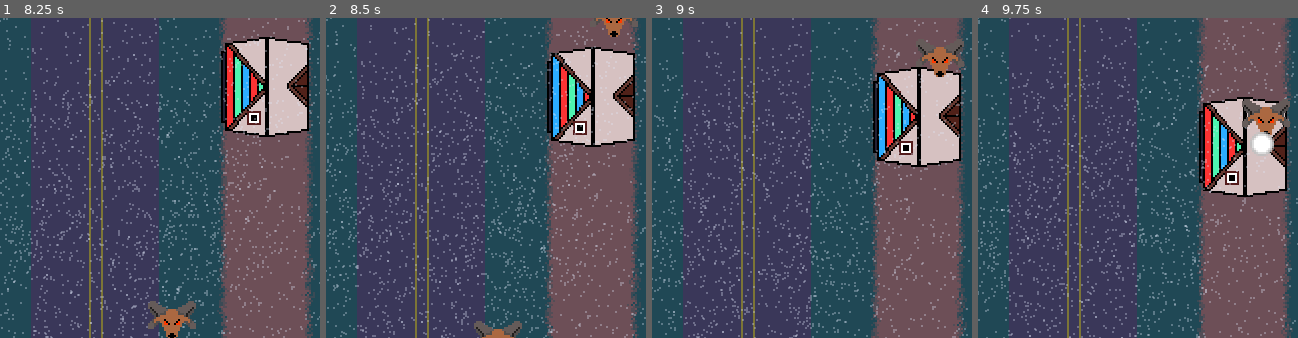
Above: before the commit, frames 1-4 (left to right).
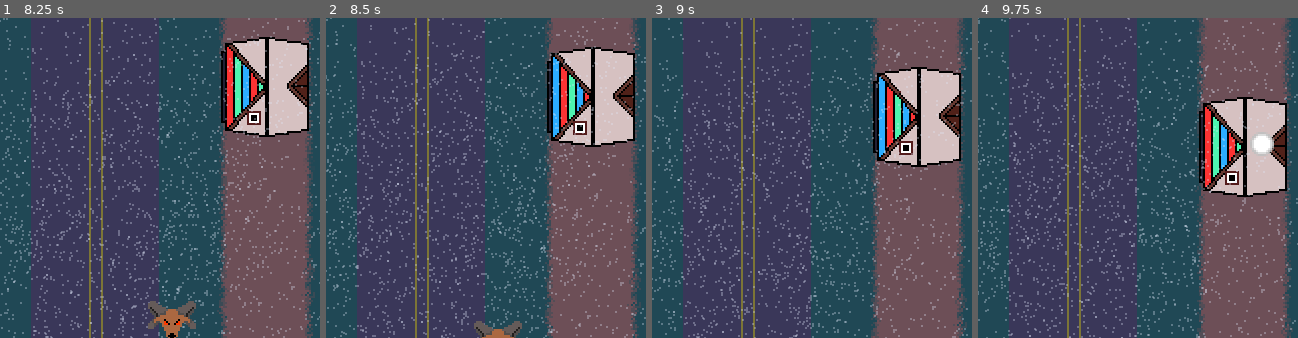
Above: after the commit, the same moments.

Repository: Zoidmania/gdex-2023-winter
Game: Godot game, scene res://stages/stage_north_america.tscn
The game is run twice, just before and just after one commit, with the same random seed, the same clock (stepped at 60 frames per second) and the same inputs. The engine's default icon, where the game draws it, is replaced by a stand-in: a white triangle on a blue panel in a dark square.
Inputs:
- Up to frame 1 (8.25 s): tap Enter at 0.5 s; hold Right (santa_move_right) 0.53-1.28 s; hold Shift (santa_land_or_take_off) 0.53-1.28 s; hold Down (santa_move_down) 1.28-2.03 s; tap Space (santa_shoot) every 1.5 s from 1.35 to 7.35 s; hold Right (santa_move_right) 2.03-2.78 s; hold Shift (santa_land_or_take_off) 2.03-2.78 s; hold Up (santa_move_up) 2.78-3.53 s; hold Shift (santa_land_or_take_off) 3.53-4.28 s; hold Left (santa_move_left) 3.53-5.03 s; hold Down (santa_move_down) 5.03-5.78 s; hold Shift (santa_land_or_take_off) 5.03-5.78 s; hold Right (santa_move_right) 5.78-6.53 s; hold Up (santa_move_up) 6.53-7.28 s; hold Shift (santa_land_or_take_off) 6.53-7.28 s; hold Right (santa_move_right) 7.28-8.03 s; hold Down (santa_move_down) from 8.03 s (still down); hold Shift (santa_land_or_take_off) from 8.03 s (still down)
- Up to frame 2 (8.5 s): keep holding Down (santa_move_down); keep holding Shift (santa_land_or_take_off)
- Up to frame 3 (9 s): release Down (santa_move_down) at 8.78 s; release Shift (santa_land_or_take_off) at 8.78 s; hold Left (santa_move_left) from 8.78 s (still down); tap Space (santa_shoot) at 8.85 s
- Up to frame 4 (9.75 s): release Left (santa_move_left) at 9.53 s; hold Up (santa_move_up) from 9.53 s (still down); hold Shift (santa_land_or_take_off) from 9.53 s (still down)
The pictures show only the part of the screen within x 23-73%, y 0-50%; the shares and areas given below are measured in that part.

Frame 1 is identical in both runs. In frame 2, 0.4% of the frame differs, in the area x 83-98%, y 0-6%; in frame 3, 0.7%; in frame 4, 1.0%, in the area x 82-98%, y 25-37%.

Commit message:
tweak enemy spawn
Enemy spawn rate now gradually increases the higher your score is.

Diff:
--- a/src/stages/enemy_generator.gd
+++ b/src/stages/enemy_generator.gd
@@ -1,6 +1,6 @@
 class_name EnemyGenerator
 extends Node2D
-## Generates enemies in a scene.
+## Generates enemies in a stage.
 ##
 ## Extend this script to customize timers for a given level/stage.
 
@@ -21,7 +21,7 @@
 ##
 ## The spawn rate of each enemy is roughly `time_offset / score`; increasing `time_offset` increases
 ## the time delta between spawns, and vice versa. `time_offset` must be a positive number.
-func handle_spawn(enemy_scene: PackedScene, timer: Timer, time_offset: float = 1.0) -> void:
+func handle_spawn(enemy_scene: PackedScene, timer: Timer, time_offset: float = 3.0) -> void:
 
     # instance the enemy _now_ instead of letting spawn() do it so we can access its margin values
     var instance: Enemy = enemy_scene.instantiate()
@@ -39,15 +39,12 @@
         instance # an instanced enemy scene
     )
 
-    # TO DO: decide whether to keep this mechanic, and whether to scale on score or time.
     # Gently increase the spawn rate based on the current score. That is, spawn rate, which is the
     # delta between when spawns occur, gets smaller, which increases spawn frequency. Asymptotically
     # approaches 0.
-    #time_offset = abs(time_offset)
-    #var spawn_rate = time_offset / (0.5 + game_stats.score * 0.01)
-    #timer.start(spawn_rate + randf_range(0.25, 0.5))
-
-    timer.start()
+    time_offset = abs(time_offset)
+    var spawn_rate = time_offset / (0.5 + game_stats.score * 0.01)
+    timer.start(spawn_rate + randf_range(0.25, 0.5))
 
 
 func update_spawn_pattern(score: int) -> void:
